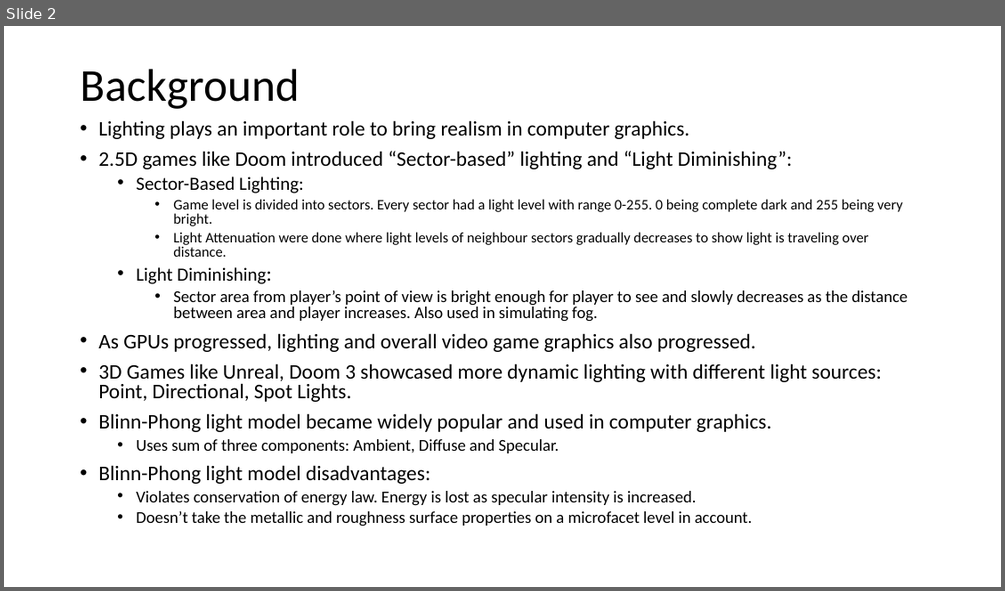
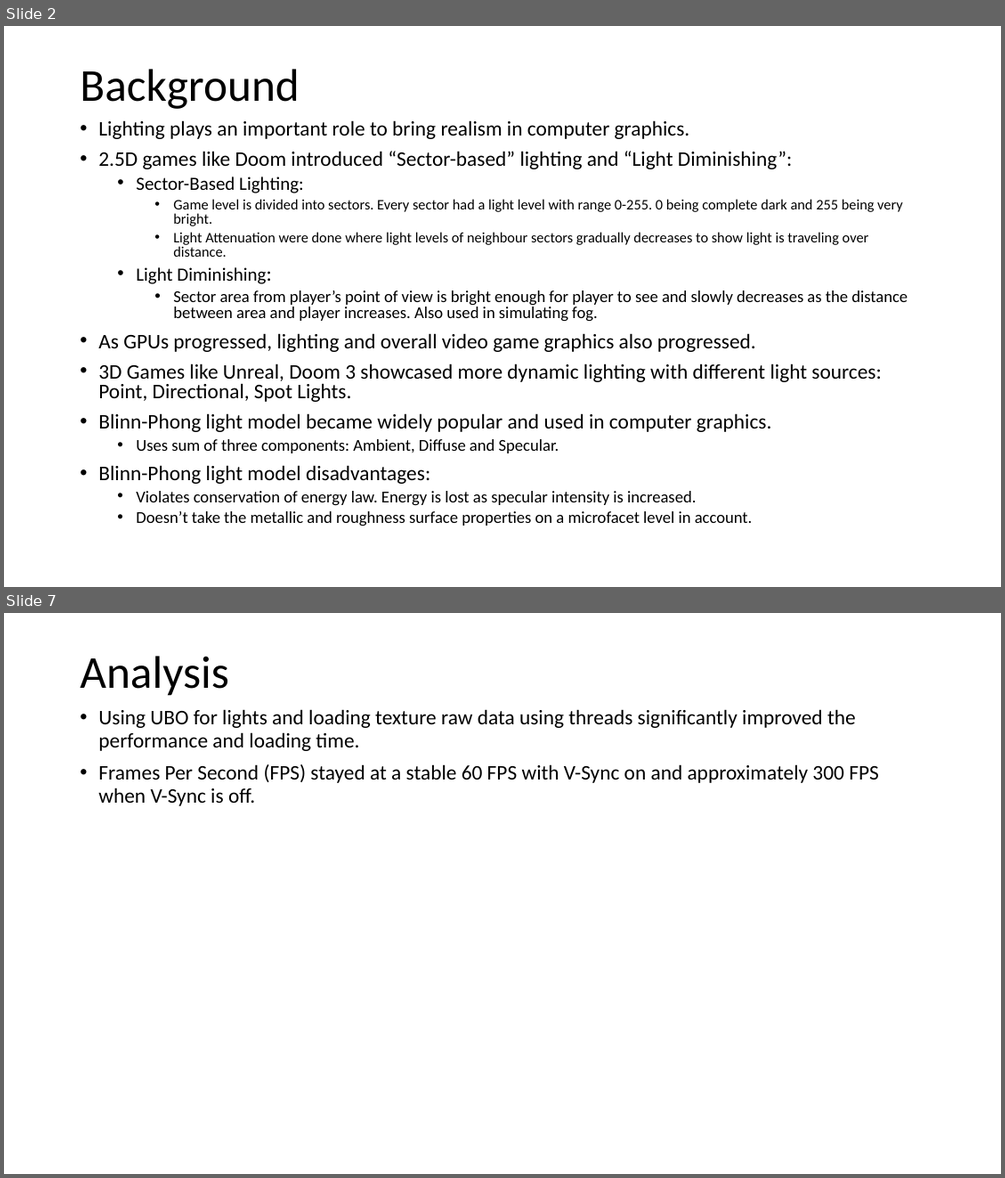
Before and after one commit to JaineshPathak/CSC8599, a slide deck: Docs/Advanced Graphics – Physically Based Rendering.pptx. Shown one above the other, each under a label of ours: slide 2 before the commit, slides 2 and 7 after it; the slides between them are not shown. The pictures are 1005x591 and 1005x1178 pixels, drawn with LibreOffice and Linux fonts; fonts in the diff are those of the drawing. Boxes give left, top, right and bottom in pixels: in the first picture for what was removed or moved away, otherwise in the second. Text is boxed around its words. In the diff, an @@ line names an element or a change of style, - is before the commit and + after.

```diff
--- a/Docs/Advanced Graphics – Physically Based Rendering.pptx
+++ b/Docs/Advanced Graphics – Physically Based Rendering.pptx
@@ slide 7 added at <box>4,613,1001,1174</box>, background #FFFFFF @@
@@ text added at <box>80,656,229,696</box>, 44 pt, text #000000 @@
+Analysis
@@ text added at <box>98,709,879,806</box>, 20 pt, text #000000 @@
+• Using UBO for lights and loading texture raw data using threads significantly improved the performance and loading time.
+• Frames Per Second (FPS) stayed at a stable 60 FPS with V-Sync on and approximately 300 FPS when V-Sync is off.
```
Also in this commit, not shown: 2 slides changed, 2 other slides added, 10 other files.
